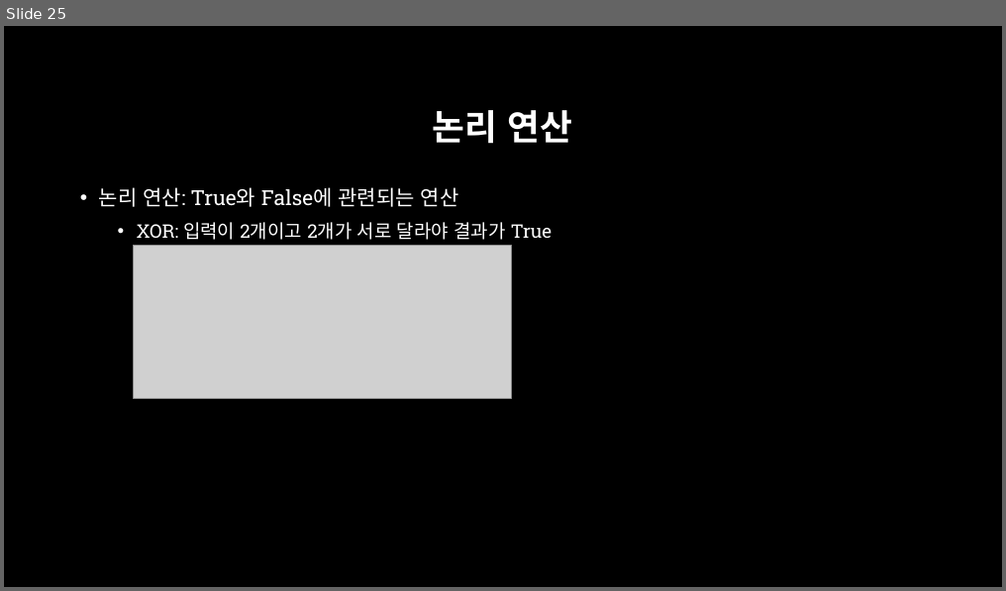
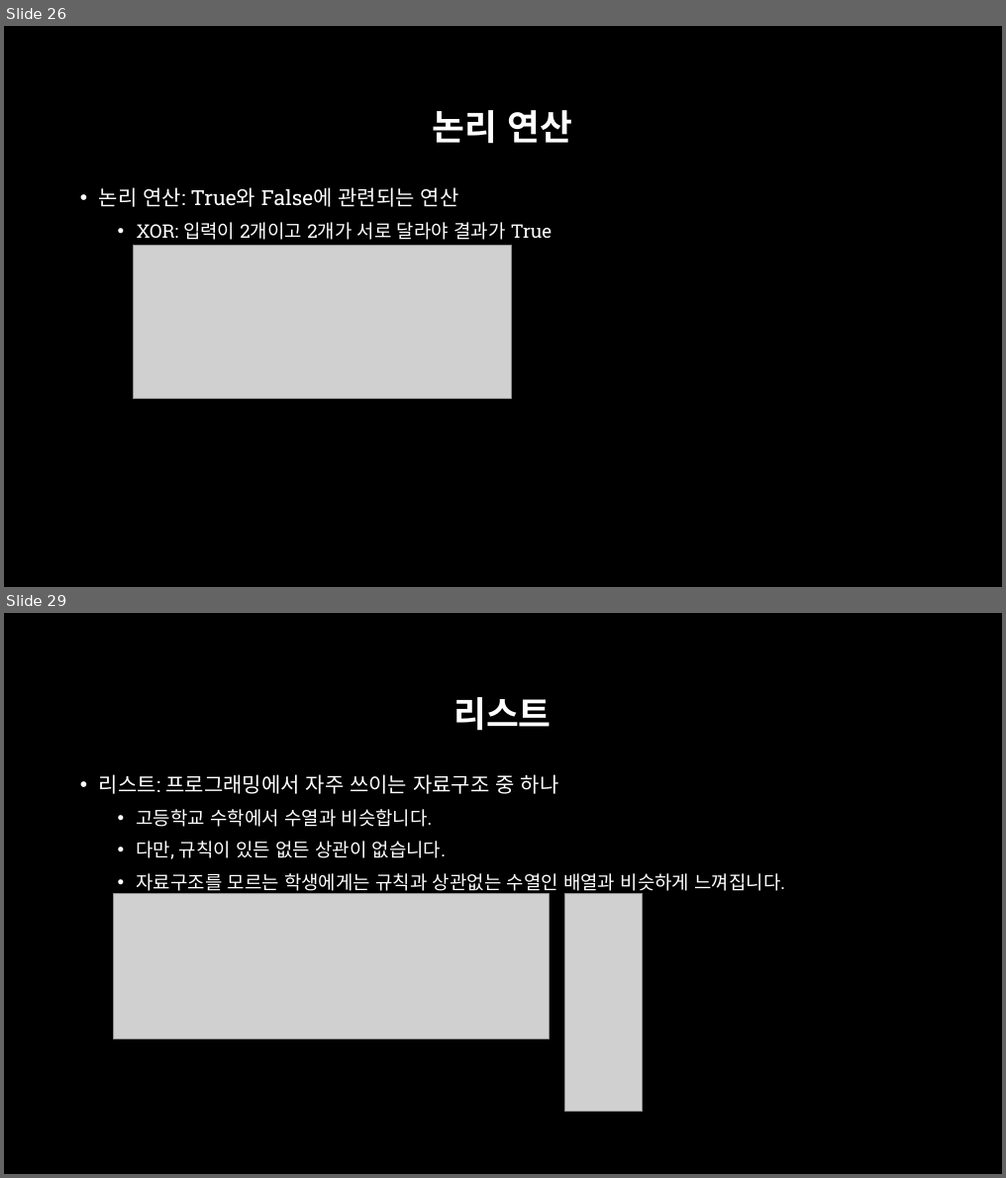
Before and after one commit to across0406/2017-GNU-Science-Camp-of-Computer-Science, a slide deck: ppt/2. 실습환경 및 Python 기초.pptx. Shown one above the other, each under a label of ours: slide 25 before the commit, slides 26 and 29 after it; the slides between them are not shown. The pictures are 1006x591 and 1006x1178 pixels, drawn with LibreOffice and Linux fonts; fonts in the diff are those of the drawing; grey boxes stand for pictures; background and template pictures are left out. Boxes give left, top, right and bottom in pixels: in the first picture for what was removed or moved away, otherwise in the second. Text is boxed around its words. In the diff, an @@ line names an element or a change of style, - is before the commit and + after.

```diff
--- a/ppt/2. 실습환경 및 Python 기초.pptx
+++ b/ppt/2. 실습환경 및 Python 기초.pptx
@@ slide 29 added at (4, 613, 1002, 1174), background picture (left out) @@
@@ title added at (453, 697, 550, 731), 34 pt, text #FFFFFF, bold @@
+리스트
@@ text added at (99, 774, 785, 894), 18 pt, text #FFFFFF @@
+• 리스트: 프로그래밍에서 자주 쓰이는 자료구조 중 하나
+  • 고등학교 수학에서 수열과 비슷합니다.
+  • 다만, 규칙이 있든 없든 상관이 없습니다.
+  • 자료구조를 모르는 학생에게는 규칙과 상관없는 수열인 배열과 비슷하게 느껴집니다.
@@ picture added at (113, 894, 549, 1039) @@
@@ picture added at (565, 894, 643, 1112) @@
@@ what was slide 25 is now slide 26 @@
```
Also in this commit, not shown: 3 slides changed, 3 other slides added, 9 other files.
